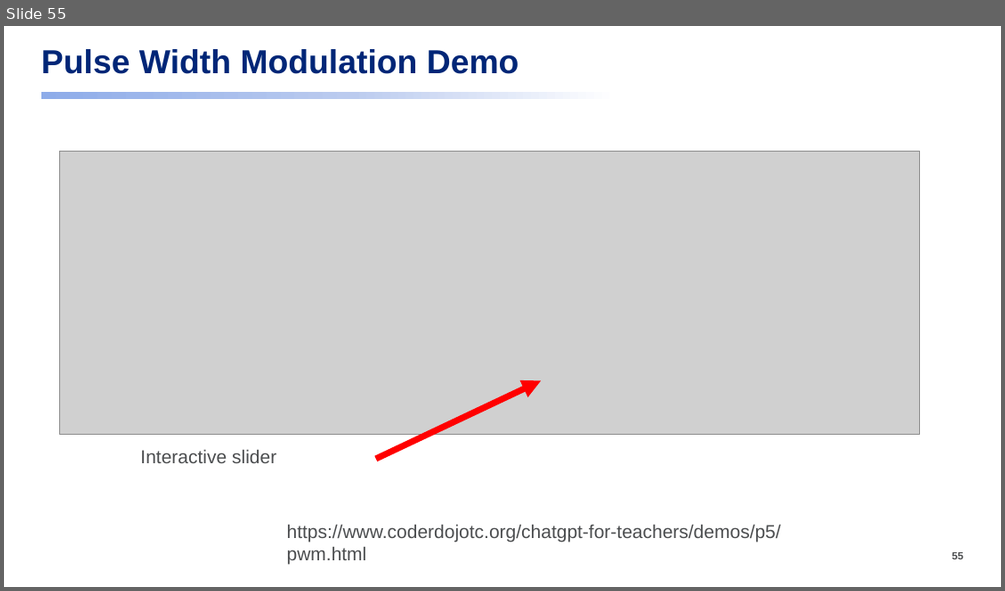
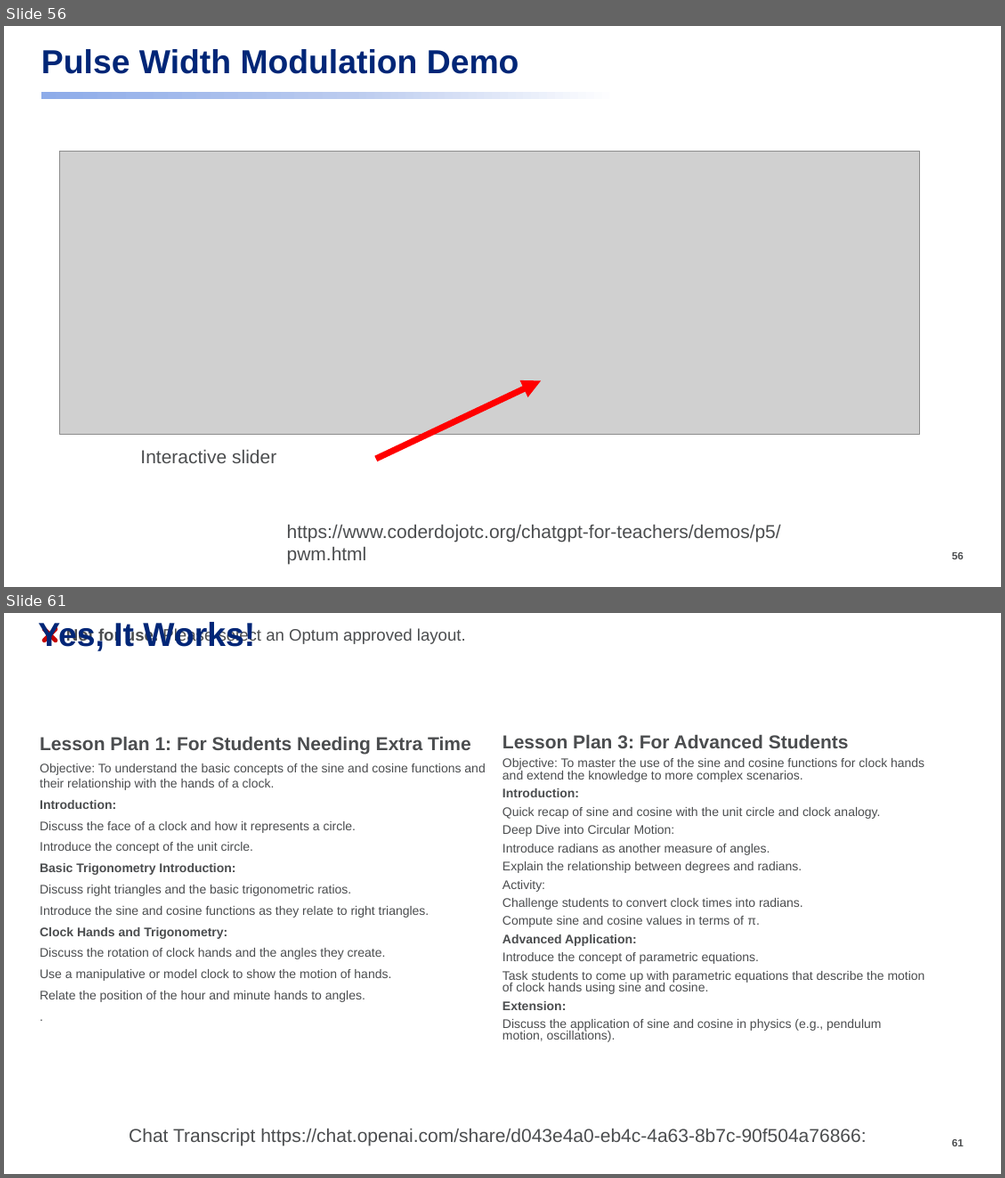
Before and after one commit to dmccreary/prompt-class, a slide deck: slides/Applied-AI-Class.pptx. Shown one above the other, each under a label of ours: slide 55 before the commit, slides 56 and 61 after it; the slides between them are not shown. The pictures are 1005x591 and 1005x1178 pixels, drawn with LibreOffice and Linux fonts; fonts in the diff are those of the drawing; grey boxes stand for pictures. Boxes give left, top, right and bottom in pixels: in the first picture for what was removed or moved away, otherwise in the second. Text is boxed around its words. In the diff, an @@ line names an element or a change of style, - is before the commit and + after.

```diff
--- a/slides/Applied-AI-Class.pptx
+++ b/slides/Applied-AI-Class.pptx
@@ slide 61 added at [4,613,1001,1174], background #FFFFFF; not listed: 1 template element that a slide beside it also shows @@
@@ title added at [38,622,255,651], 32 pt, text #002677, bold @@
+Yes, It Works!
@@ freeform shape added at [42,627,57,643], fill #C40000 @@
@@ text added at [66,628,466,645], 16 pt, text #4B4D4F @@
+Not for use. Please select an Optum approved layout.
@@ text added at [40,737,485,1002], 12 pt, text #4B4D4F @@
+Lesson Plan 1: For Students Needing Extra Time
+Objective: To understand the basic concepts of the sine and cosine functions and their relationship with the hands of a clock.
+Introduction:
+Discuss the face of a clock and how it represents a circle.
+Introduce the concept of the unit circle.
+Basic Trigonometry Introduction:
+Discuss right triangles and the basic trigonometric ratios.
+Introduce the sine and cosine functions as they relate to right triangles.
+Clock Hands and Trigonometry:
+Discuss the rotation of clock hands and the angles they create.
+Use a manipulative or model clock to show the motion of hands.
+Relate the position of the hour and minute hands to angles.
+.
@@ text added at [502,735,925,1042], 12 pt, text #4B4D4F @@
+Lesson Plan 3: For Advanced Students
+Objective: To master the use of the sine and cosine functions for clock hands and extend the knowledge to more complex scenarios.
+Introduction:
+Quick recap of sine and cosine with the unit circle and clock analogy.
+Deep Dive into Circular Motion:
+Introduce radians as another measure of angles.
+Explain the relationship between degrees and radians.
+Activity:
+Challenge students to convert clock times into radians.
+Compute sine and cosine values in terms of π.
+Advanced Application:
+Introduce the concept of parametric equations.
+Task students to come up with parametric equations that describe the motion of clock hands using sine and cosine.
+Extension:
+Discuss the application of sine and cosine in physics (e.g., pendulum motion, oscillations).
@@ text added at [129,1128,866,1145], 18 pt, text #4B4D4F @@
+Chat Transcript https://chat.openai.com/share/d043e4a0-eb4c-4a63-8b7c-90f504a76866:
@@ what was slide 55 is now slide 56 @@
```
Also in this commit, not shown: 2 slides changed, 5 other slides added, 6 other files.
